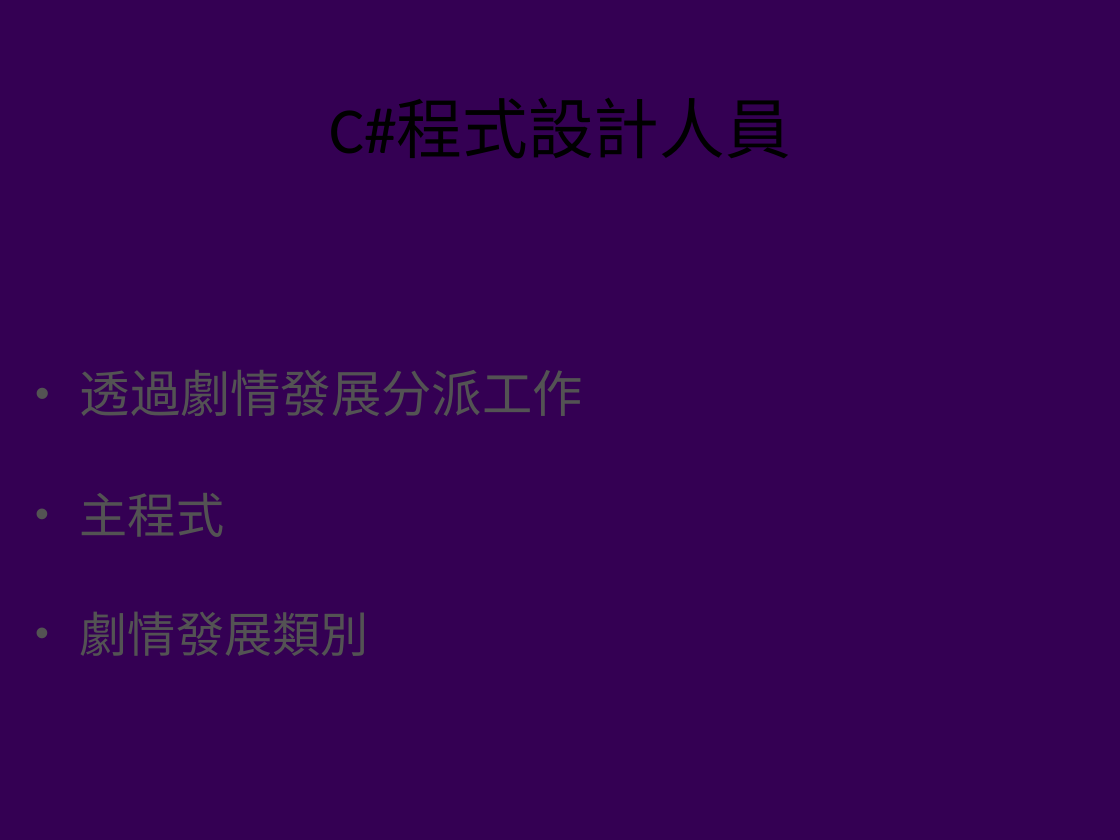
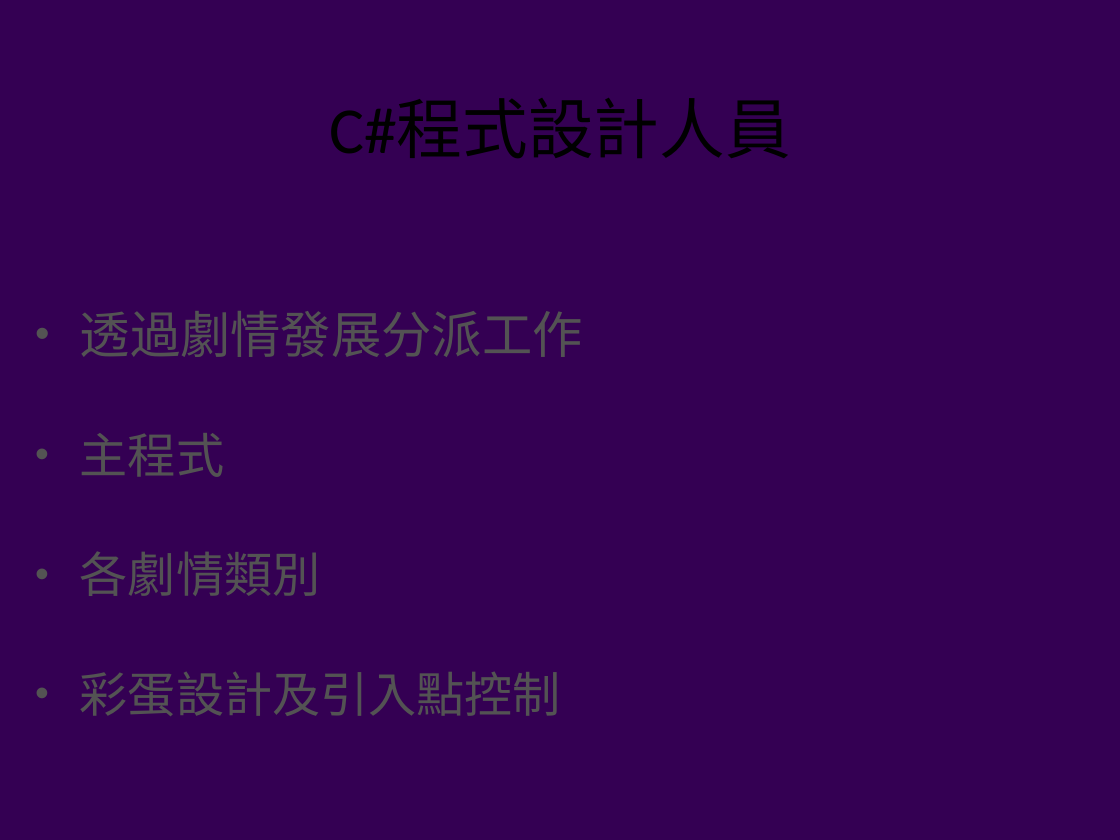
Before and after one commit to 320Jackson/RPG-game-Project, a slide deck: slide 9 of Broadcast.pptx. Drawn at 1120x840 pixels with LibreOffice and Linux fonts; fonts in the diff are those of the drawing; background and template pictures are left out. Boxes give left, top, right and bottom in pixels: in the first picture for what was removed or moved away, otherwise in the second. Text is boxed around its words. In the diff, an @@ line names an element or a change of style, - is before the commit and + after.

```diff
--- a/Broadcast.pptx
+++ b/Broadcast.pptx
@@ text at (80, 551, 561, 716): text changed @@
-• 劇情發展類別
+• 各劇情類別
+• 彩蛋設計及引入點控制
```
Also in this commit, not shown: 3 other slides changed, 3 slides added.
